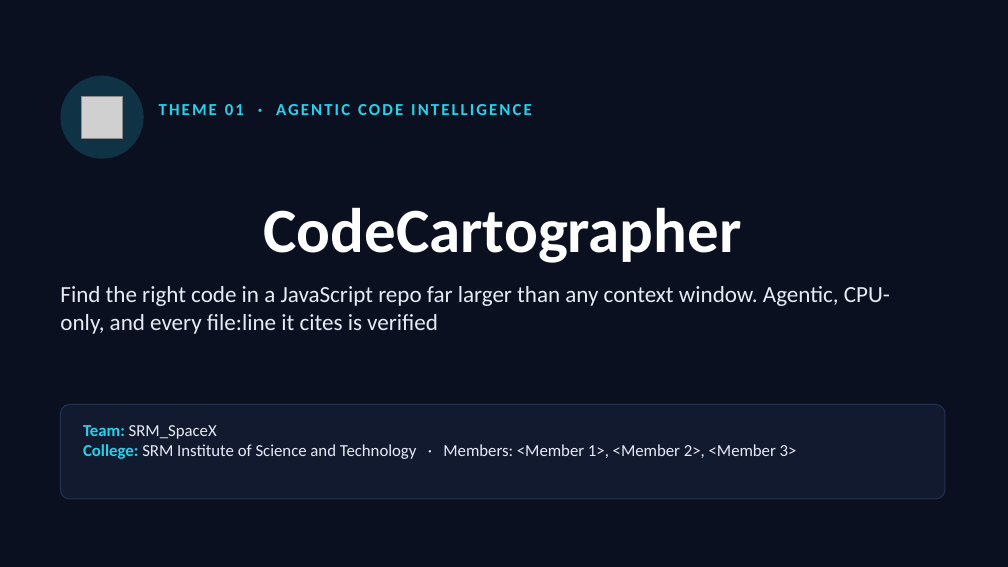
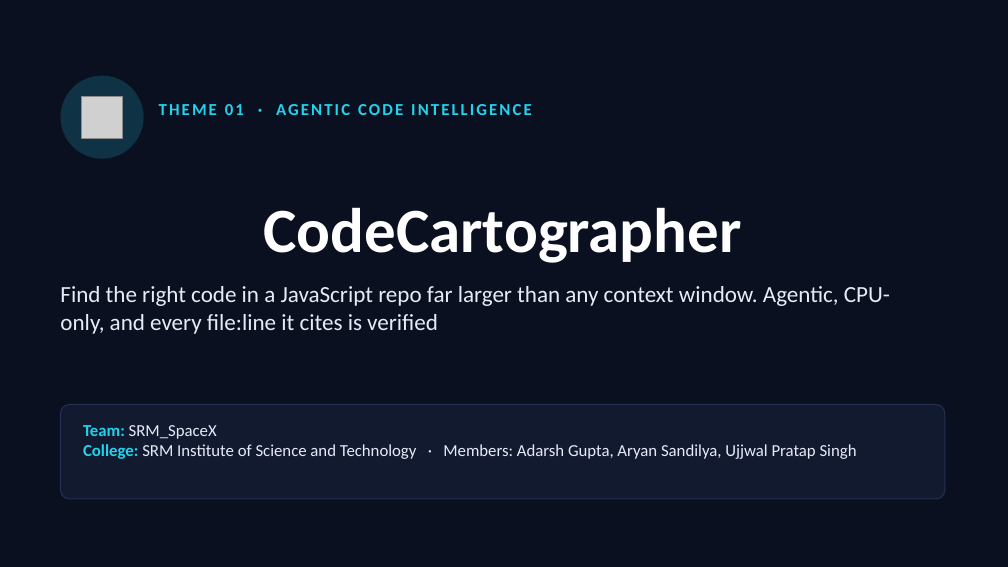
Before and after one commit to AdarshXGupta07/CodeCartographer, a slide deck: slide 1 of docs/SRM_SpaceX_Submission_ppt.pptx. Drawn at 1008x567 pixels with LibreOffice and Linux fonts; fonts in the diff are those of the drawing; grey boxes stand for pictures. Boxes give left, top, right and bottom in pixels: in the first picture for what was removed or moved away, otherwise in the second. Text is boxed around its words. In the diff, an @@ line names an element or a change of style, - is before the commit and + after.

Commit message:
Add team members: Adarsh Gupta, Aryan Sandilya, Ujjwal Pratap Singh

```diff
--- a/docs/SRM_SpaceX_Submission_ppt.pptx
+++ b/docs/SRM_SpaceX_Submission_ppt.pptx
@@ text at (83,444,857,459): text changed @@
-College: SRM Institute of Science and Technology · Members: <Member 1>, <Member 2>, <Member 3>
+College: SRM Institute of Science and Technology · Members: Adarsh Gupta, Aryan Sandilya, Ujjwal Pratap Singh
```
Also in this commit, not shown: 2 other files.
